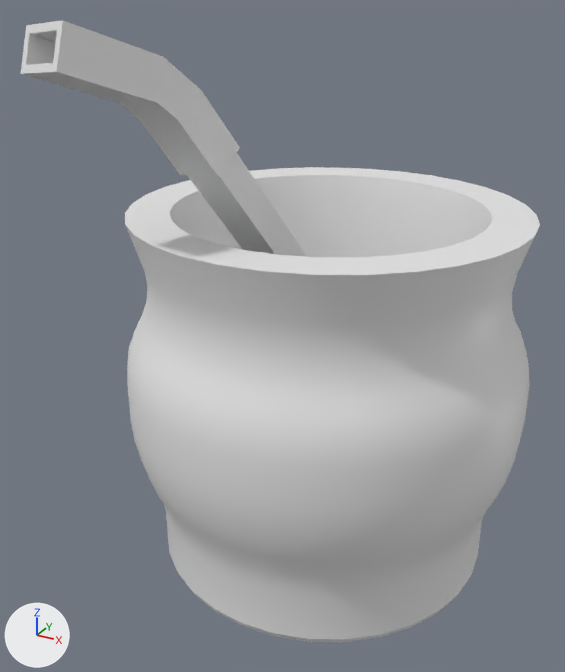
Two versions of the FBX model Assets/Models/Mate.fbx, one commit apart.
Both versions are drawn from a 50 mm lens placed at (2.5, -5.28, 4.55), pointed at (-0.19, -0.39, 2.11). Lighting does not change. The marker at lower left points along +X, +Y and +Z. The older version comes first. Where no turn or scale is listed for an object, it has been applied to the vertices.

Objects in the first picture: 'Bombilla', 'Mate'.
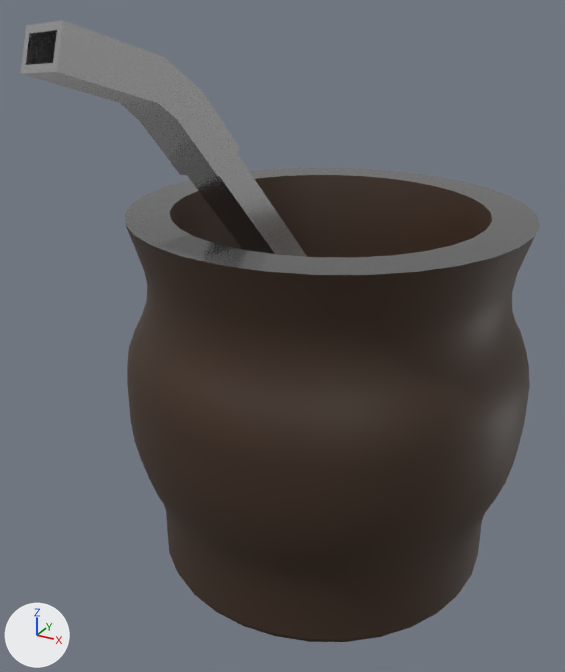
Where the newer file only moved an object's origin or applied its transform, the numbers keep the older frame.

What differs and where, as boxes (x1, y1, x2, y2) in the pictures (565 x 672 px):
'Bombilla', recoloured (white to light grey)
    both: (20, 20, 307, 257)
part 1 of me_cylinder_001, recoloured (white to brown)
    both: (125, 175, 534, 642)
part 2 of me_cylinder_001, recoloured (white to dark grey)
    both: (125, 167, 540, 275)

What changed in the scene script:
```text
Add mat_grisbombilla:
    mat_grisbombilla = principled_material('GrisBombilla')
    mat_grisbombilla.base_color = (0.674, 0.674, 0.674)  # light grey #d6d6d6
    mat_grisbombilla.metallic = 0.971
    mat_grisbombilla.roughness = 0.235
Add mat_madera:
    mat_madera = principled_material('Madera')
    mat_madera.base_color = (0.0495, 0.0258, 0.014)  # brown #3f2d1f
    mat_madera.roughness = 0.537
Add mat_gris:
    mat_gris = principled_material('Gris')
    mat_gris.base_color = (0.133, 0.133, 0.133)  # dark grey #666666
    mat_gris.metallic = 0.368
    mat_gris.roughness = 0.162
Change me_cube_003:
    where me_cube_003.from_pydata(...)  # 68 vertices, 66 faces; spans x -0.24..1.35, y -0.25..2.65, z -3.2..0.26
    add me_cube_003.materials.append(mat_grisbombilla)  # light grey #d6d6d6
Change me_cylinder_001:
    where me_cylinder_001.from_pydata(...)  # 640 vertices, 610 faces; spans x -1.61..1.61, y -1.61..1.61, z 0.07..3.05
    used by ob_mate; location = (0.0, 0.0, 0.0)
    me_cylinder_001 part 1: all 577 faces centred in x -1.6..1.6, y -1.6..1.6, z 0.08..2.87 switch from no material to mat_madera (brown #3f2d1f)
    me_cylinder_001 part 2: all 32 faces centred in x -1.35..1.35, y -1.35..1.35, z 3.05 switch from no material to mat_gris (dark grey #666666)
```
